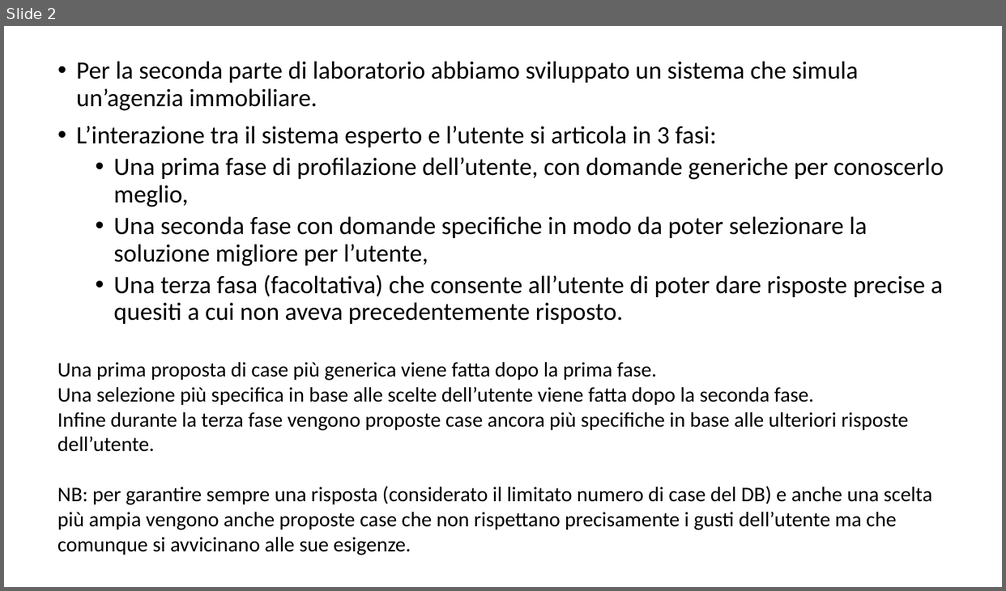
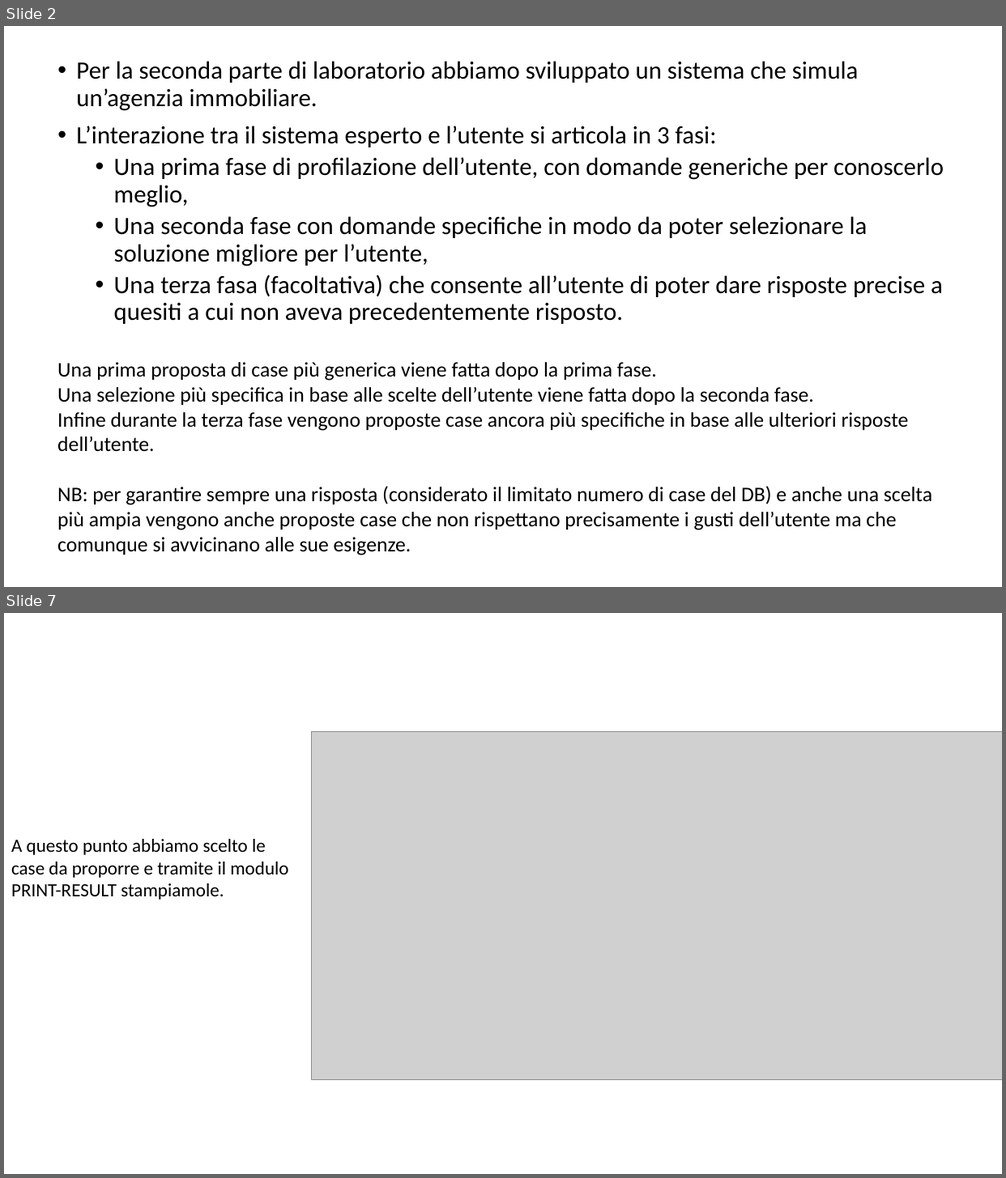
Before and after one commit to giargiapower/prolog-clingo-clips-soar, a slide deck: Presentazioni/Presentazione_Clips.pptx. Shown one above the other, each under a label of ours: slide 2 before the commit, slides 2 and 7 after it; the slides between them are not shown. The pictures are 1006x591 and 1006x1178 pixels, drawn with LibreOffice and Linux fonts; fonts in the diff are those of the drawing; grey boxes stand for pictures. Boxes give left, top, right and bottom in pixels: in the first picture for what was removed or moved away, otherwise in the second. Text is boxed around its words. In the diff, an @@ line names an element or a change of style, - is before the commit and + after.

```diff
--- a/Presentazioni/Presentazione_Clips.pptx
+++ b/Presentazioni/Presentazione_Clips.pptx
@@ slide 7 added at <box>4,613,1002,1174</box>, background #FFFFFF @@
@@ picture added at <box>312,731,1002,1080</box> @@
@@ text added at <box>11,839,288,900</box>, 18 pt, text #000000 @@
+A questo punto abbiamo scelto le case da proporre e tramite il modulo PRINT-RESULT stampiamole.
```
Also in this commit, not shown: 8 other slides added, 2 slides removed.
